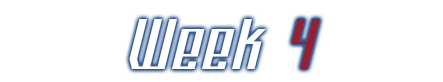
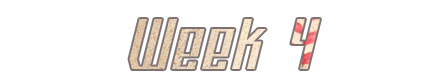
Layer changes from the first 443 x 82 image to the second:
added layer "Layer 1" above "Week 4" over left=124, top=14, right=325, bottom=74
painted on "Week 4" over left=291, top=19, right=320, bottom=69
